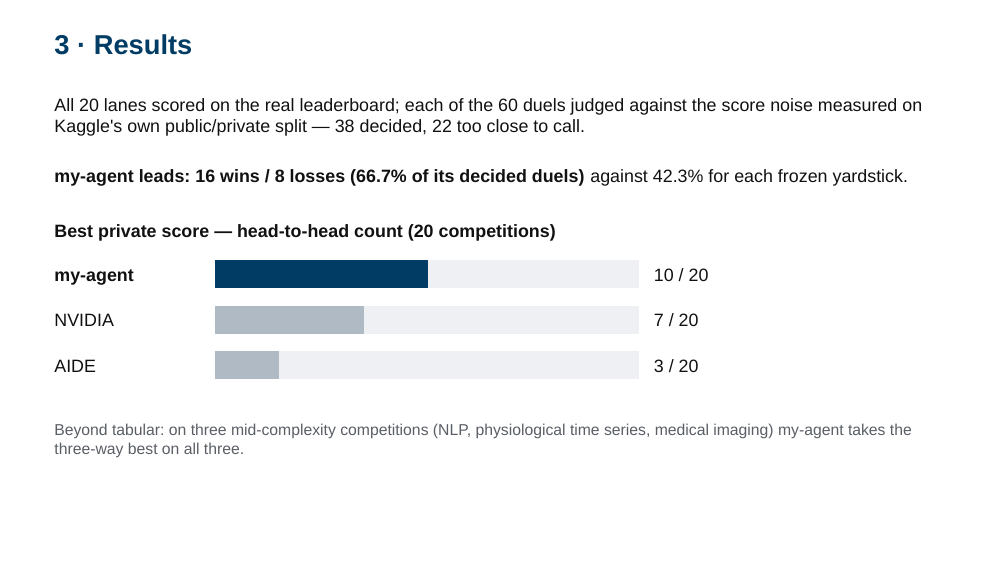
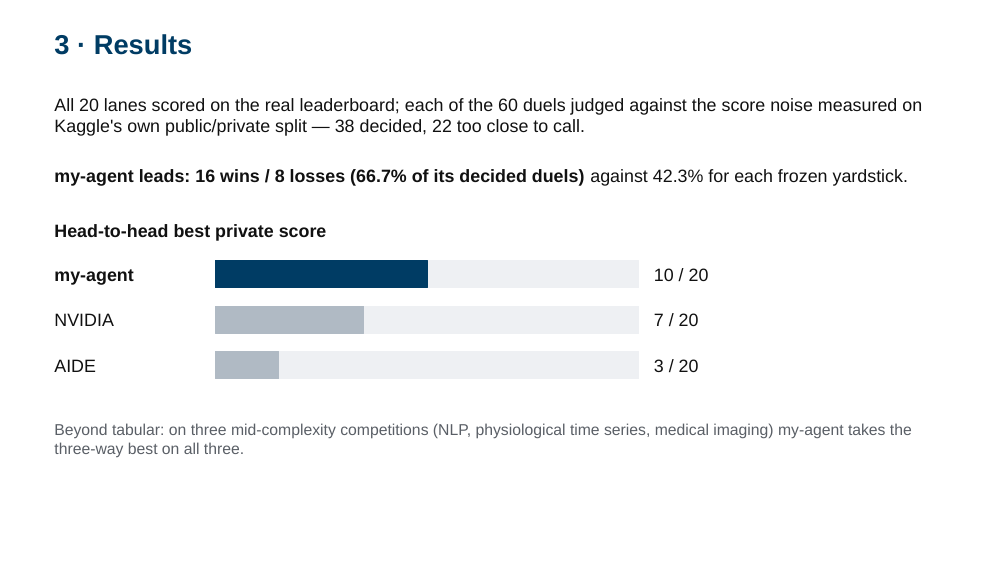
Before and after one commit to 930731haohao-afk/kaggle-agent, a slide deck: slide 4 of docs/presentation/slides_4min.pptx. Drawn at 1008x567 pixels with LibreOffice and Linux fonts; fonts in the diff are those of the drawing. Boxes give left, top, right and bottom in pixels: in the first picture for what was removed or moved away, otherwise in the second. Text is boxed around its words. In the diff, an @@ line names an element or a change of style, - is before the commit and + after.

```diff
--- a/docs/presentation/slides_4min.pptx
+++ b/docs/presentation/slides_4min.pptx
@@ text at (54,224,327,241): text changed @@
-Best private score — head-to-head count (20 competitions)
+Head-to-head best private score
```
Also in this commit, not shown: 2 other slides changed, 4 other files.
